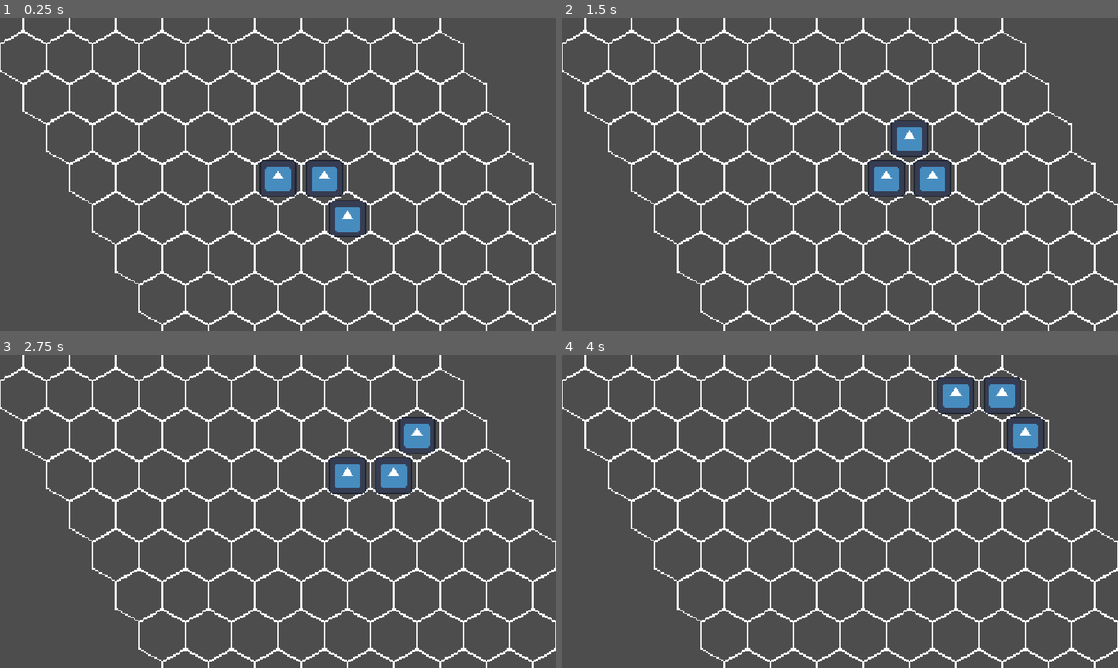
Above: before the commit, frames 1-4 (two rows, left to right).
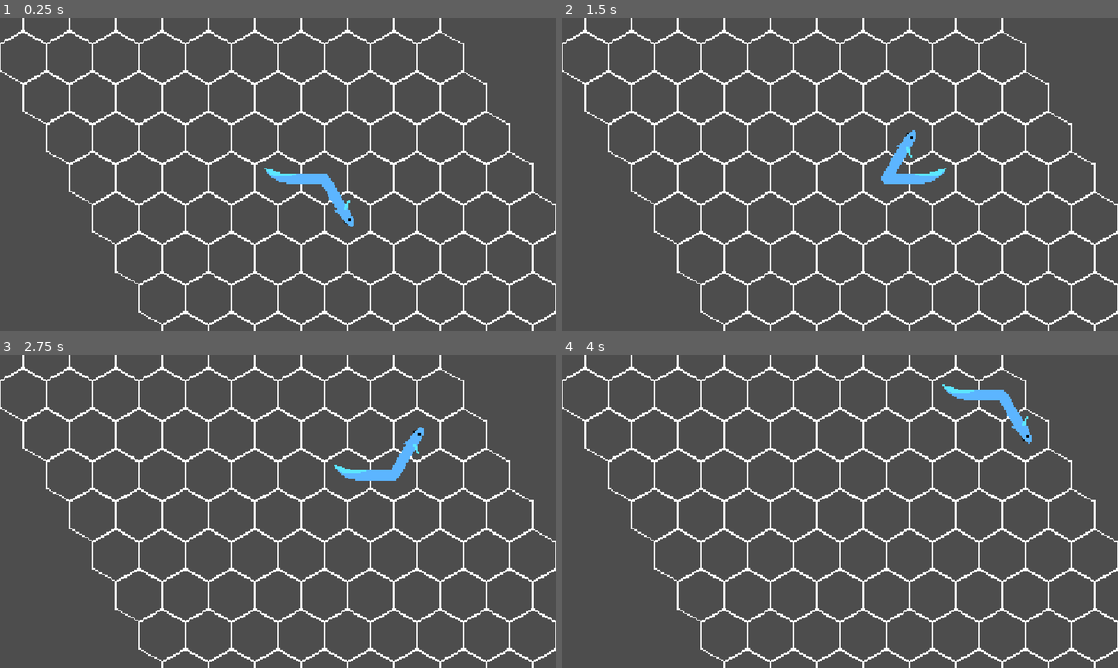
Above: after the commit, the same moments.

Repository: pavenpaven/retro-jam-2026
Game: Godot game, scene res://Scenes/game.tscn
The game is run twice, just before and just after one commit, with the same random seed, the same clock (stepped at 60 frames per second) and the same inputs. The engine's default icon, where the game draws it, is replaced by a stand-in: a white triangle on a blue panel in a dark square.
Inputs:
- Up to frame 1 (0.25 s): no input
- Up to frame 2 (1.5 s): tap Enter at 0.5 s; hold D 0.53-1.28 s; tap U at 0.6 s; tap Space at 1.25 s; hold A from 1.28 s (still down); tap E at 1.35 s
- Up to frame 3 (2.75 s): tap Enter at 2 s; release A at 2.03 s; hold D from 2.03 s (still down); tap I at 2.1 s
- Up to frame 4 (4 s): tap Space at 2.75 s; release D at 2.78 s; hold W 2.78-3.53 s; tap L at 2.85 s; tap Enter at 3.5 s; hold A from 3.53 s (still down); tap X at 3.6 s

The runs differ from the first frame. In frame 1, 1.6% of the frame differs, in the area x 46-66%, y 45-70%; in frame 2, 1.5%; in frame 3, 1.6%; in frame 4, 1.5%.

Commit message:
eel feel

Diff:
--- a/Scenes/game.tscn
+++ b/Scenes/game.tscn
@@ -9,4 +9,3 @@
 
 [node name="Head" parent="." unique_id=113268613 instance=ExtResource("2_e2o6t")]
 position = Vector2(284, 107.00003)
-scale = Vector2(0.2, 0.2)
--- a/Scenes/head.tscn
+++ b/Scenes/head.tscn
@@ -1,10 +1,6 @@
 [gd_scene format=3 uid="uid://c55fgckbh8cs"]
 
 [ext_resource type="Script" uid="uid://tuybcjhryl6f" path="res://src/head.gd" id="1_hukeq"]
-[ext_resource type="Texture2D" uid="uid://dy672mcy7tk62" path="res://icon.svg" id="1_xe7ry"]
 
 [node name="Head" type="Node2D" unique_id=113268613]
 script = ExtResource("1_hukeq")
-
-[node name="Sprite2D" type="Sprite2D" parent="." unique_id=1969162614]
-texture = ExtResource("1_xe7ry")
--- a/src/Globals.gd
+++ b/src/Globals.gd
@@ -1,12 +1,21 @@
 extends Node
 
 var tile_tex
-var tail_tex
+var head_tex  = []
+var body_tex  = []
+var tails_tex = []
 
 # Called when the node enters the scene tree for the first time.
 func _ready() -> void:
 	tile_tex = load("Assets/Images/empty_hexagon.PNG")
-	tail_tex = load("icon.svg")
+	for i in range(1,7):
+		head_tex.append(load("Assets/Images/eel/eelhead" + str(i) + ".PNG"))
+
+	for i in range(1,7):
+		body_tex.append(load("Assets/Images/eel/eelbody" + str(i) + ".PNG"))
+
+	for i in range(1,7):
+		tails_tex.append(load("Assets/Images/eel/eeltail" + str(i) + ".PNG"))
 
 var sidelength = 32
 func to_real_cords(cords):
--- a/src/game.gd
+++ b/src/game.gd
@@ -17,19 +17,41 @@
 			add_child(sprite)
 
 	for i in head.tail:
-		print(i)
 		var sprite = Sprite2D.new()
 		tail_segs.append(sprite)
-		sprite.texture = Globals.tail_tex
-		sprite.scale = Vector2(0.2, 0.2)
+		sprite.texture = Globals.tails_tex[0]
 		add_child(sprite)
 
 func allowed(pos):
 	return true
 
+func orientation(v):
+	var ind
+	var n = 0
+	for i in [Vector2(0,-1), Vector2(1, -1), Vector2(1, 0), Vector2(0, 1), Vector2(-1, 1), Vector2(-1, 0)]:
+		if i == v:
+			ind = n
+		n+=1
+	return ind
+
 func _process(dt):
 	var n = 0
-	for i in head.tail:
-		tail_segs[n].position = Globals.to_real_cords(i)
+	for i in head.tail: ## could update less often
+		if n==0:
+			tail_segs[0].position = Globals.to_real_cords(head.tail[1])
+		if n > 0:
+			tail_segs[n].position = Globals.to_real_cords(i)
+			if n == 1:
+				var vec = head.tail[0] - i
+				var ind = [3,2,4,5,0,1][orientation(vec)]
+				tail_segs[0].texture = Globals.tails_tex[ind]
+			if n < len(head.tail) - 1:
+				var vec = head.tail[n+1] - i
+				var ind = [4,1,0,2,3,5][orientation(vec)]
+				tail_segs[n].texture = Globals.body_tex[ind]
+			else:
+				var vec = head.map_cords - i
+				var ind = [0,1,5,2,3,4][orientation(vec)]
+				tail_segs[n].texture = Globals.head_tex[ind]
 
 		n+=1
